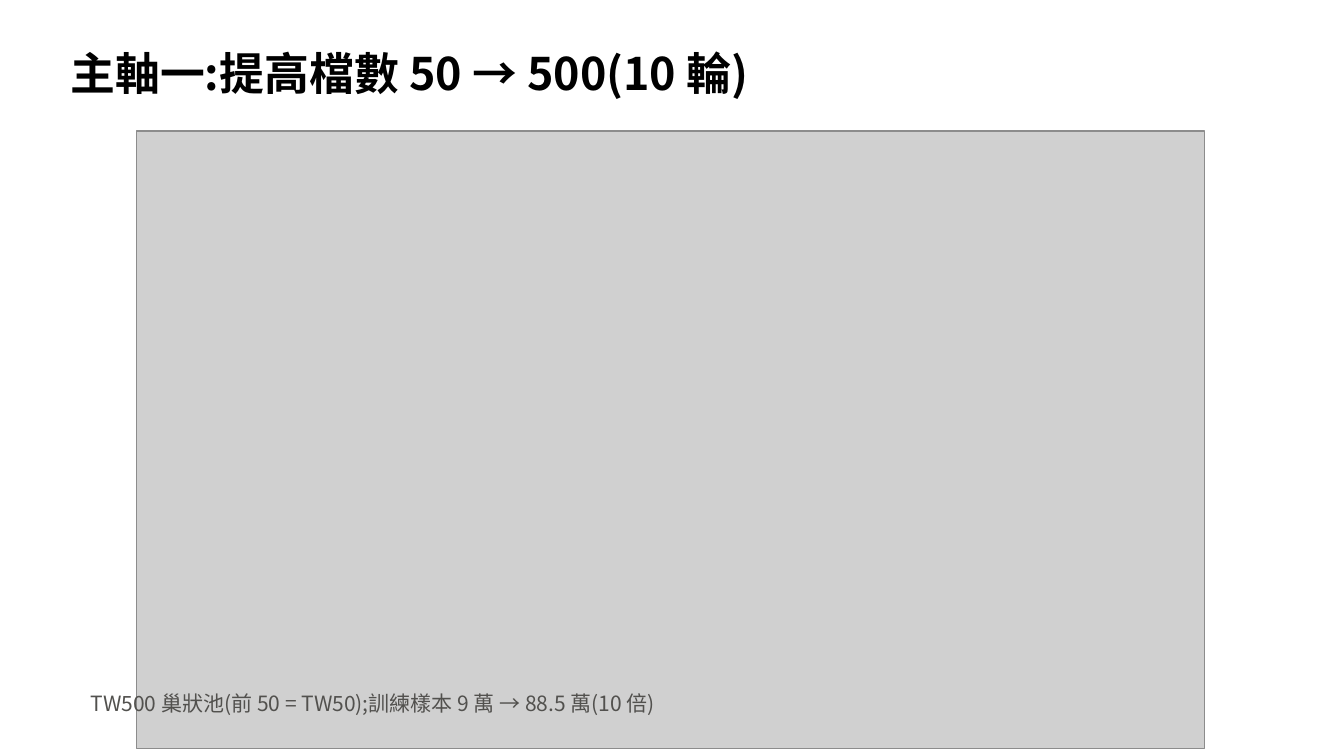
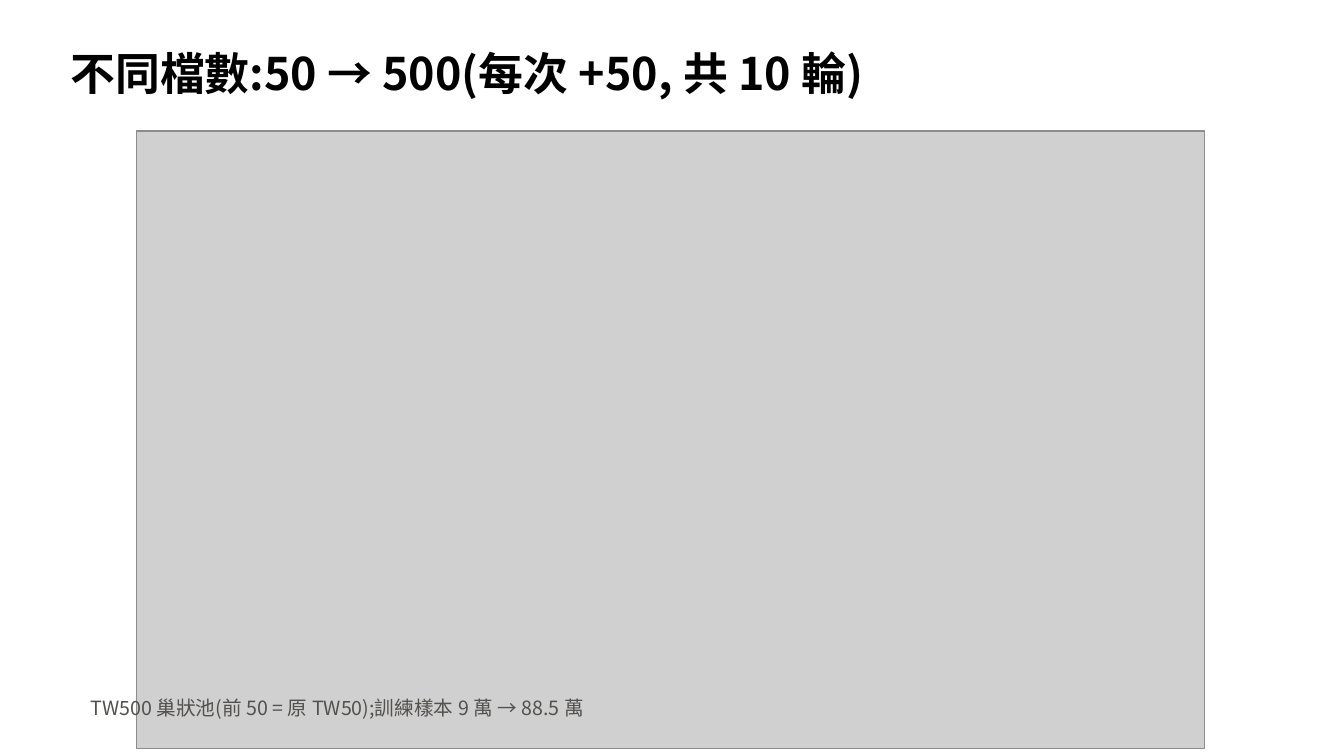
Before and after one commit to lintaixu/fcukproject, a slide deck: slide 2 of 725/進度報告.pptx (slide 4 before the commit). Drawn at 1344x756 pixels with LibreOffice and Linux fonts; fonts in the diff are those of the drawing; grey boxes stand for pictures. Boxes give left, top, right and bottom in pixels: in the first picture for what was removed or moved away, otherwise in the second. Text is boxed around its words. In the diff, an @@ line names an element or a change of style, - is before the commit and + after.

Commit message:
725 簡報改版:只呈現不同檔數與分族群結果

```diff
--- a/725/進度報告.pptx
+++ b/725/進度報告.pptx
@@ text at (70, 51, 863, 100): text changed @@
-主軸一:提高檔數 50 → 500(10 輪)
+不同檔數:50 → 500(每次 +50, 共 10 輪)
@@ text at (91, 694, 584, 720): text changed; size 15 to 14 pt @@
-TW500 巢狀池(前 50 = TW50);訓練樣本 9 萬 → 88.5 萬(10 倍)
+TW500 巢狀池(前 50 = 原 TW50);訓練樣本 9 萬 → 88.5 萬
```
Also in this commit, not shown: 2 other slides changed, 1 slide added, 5 slides removed, 1 other file.
